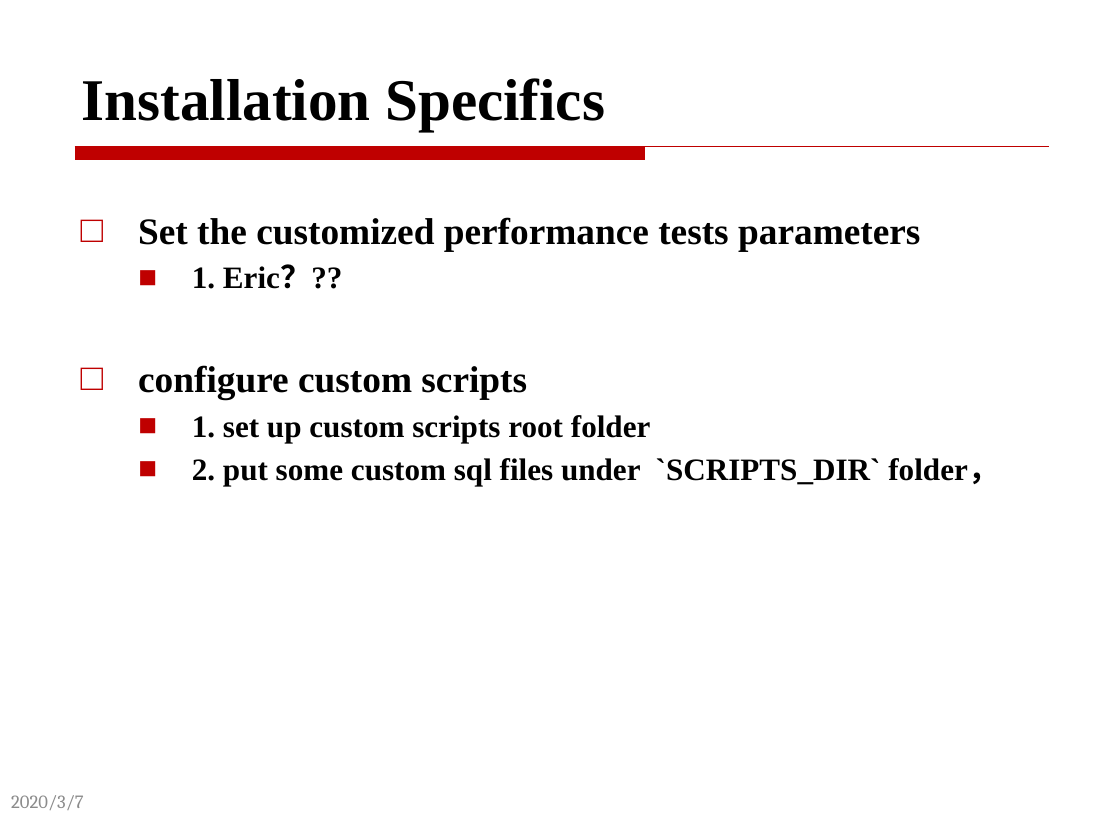
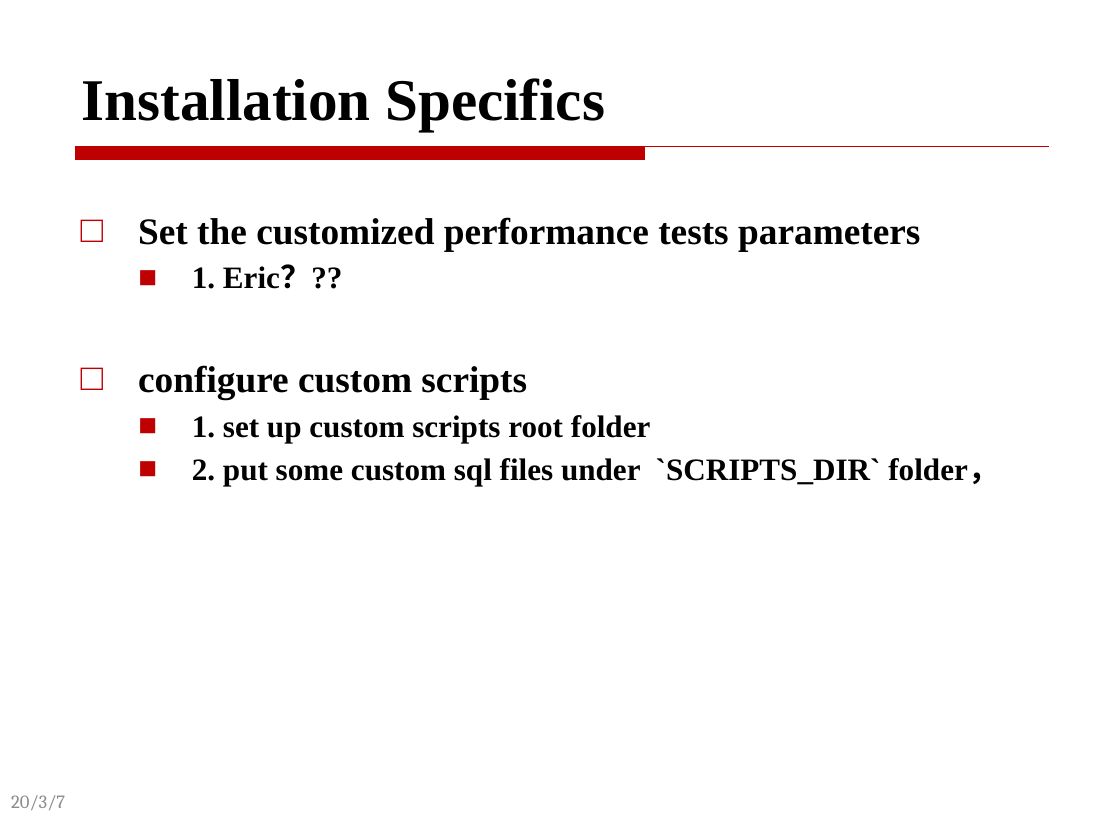
Before and after one commit to JonStark3123/django-postgres-stack, a slide deck: slide 5 of presentation.pptx. Drawn at 1120x840 pixels with LibreOffice and Linux fonts; fonts in the diff are those of the drawing. Boxes give left, top, right and bottom in pixels: in the first picture for what was removed or moved away, otherwise in the second. Text is boxed around its words. In the diff, an @@ line names an element or a change of style, - is before the commit and + after.

```diff
--- a/presentation.pptx
+++ b/presentation.pptx
@@ text at box(11, 795, 65, 810): text changed @@
-2020/3/7
+20/3/7
```
Also in this commit, not shown: 9 other slides changed, 2 slides removed, 1 other file.
